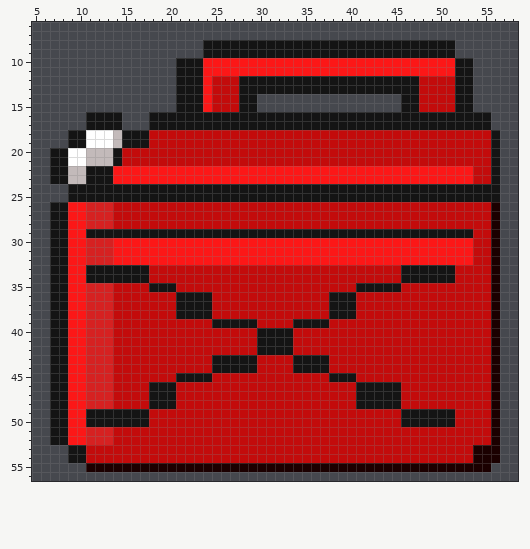
Pixel-art sprite -- assets/sprites/items/fuel_tank.png. The picture above was drawn from the file before the commit.
The file is 64x64 pixels. Shown: x 5..58, y 6..56.
New version:
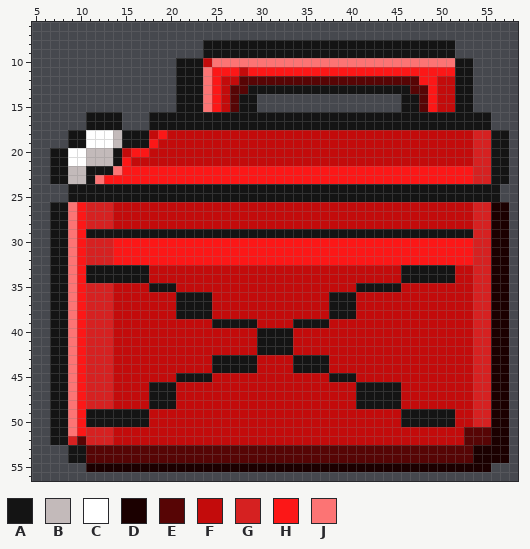
Palette (. is transparent): A #141414  B #c3baba  C #ffffff  D #1b0000  E #570505  F #c30b0b  G #d62121  H #fc1717  J #fc7474
The exact change:
y 10: x 24..51 HHHHHHHHHHHHHHHHHHHHHHHHHHHH -> FJJJJJJJJJJJJJJJJJJJJJJJJJJJ
y 11: x 24 H -> J; x 28 H -> F
y 12: x 24..25 HF -> JH; x 28..49 AAAAAAAAAAAAAAAAAAAAFF -> EEEEEEEEEEEEEEEEEEEEHH
y 13: x 24..25 HF -> JH; x 27..28 FA -> EE; x 47..49 AFF -> EEH
y 14..15: x 24..25 HF -> JH; x 27 F -> E; x 48..49 FF -> EH
y 18: x 19 F -> H; x 54..55 FF -> GG; x 57 . -> A
y 19: x 18 F -> H; x 54..55 FF -> GG; x 57 . -> A
y 20: x 16..17 FF -> HH; x 54..55 FF -> GG; x 57 . -> A
y 21: x 15 F -> H; x 54..55 FF -> GG; x 57 . -> A
y 22: x 14 H -> J; x 54..55 FF -> GG; x 57 . -> A
y 23: x 12..13 AA -> JH; x 54..55 FF -> GG; x 57 . -> A
y 26..50: x 9 H -> J; x 54..55 FF -> GG; x 57 . -> D
y 51: x 9 H -> J; x 53..55 FFF -> EEE; x 57 . -> D
y 52: x 9..10 HH -> GE; x 53..55 FFF -> EEE; x 57 . -> D
y 53..54: x 11..53 FFFFFFFFFFFFFFFFFFFFFFFFFFFFFFFFFFFFFFFFFFF -> EEEEEEEEEEEEEEEEEEEEEEEEEEEEEEEEEEEEEEEEEEE; x 57 . -> D
